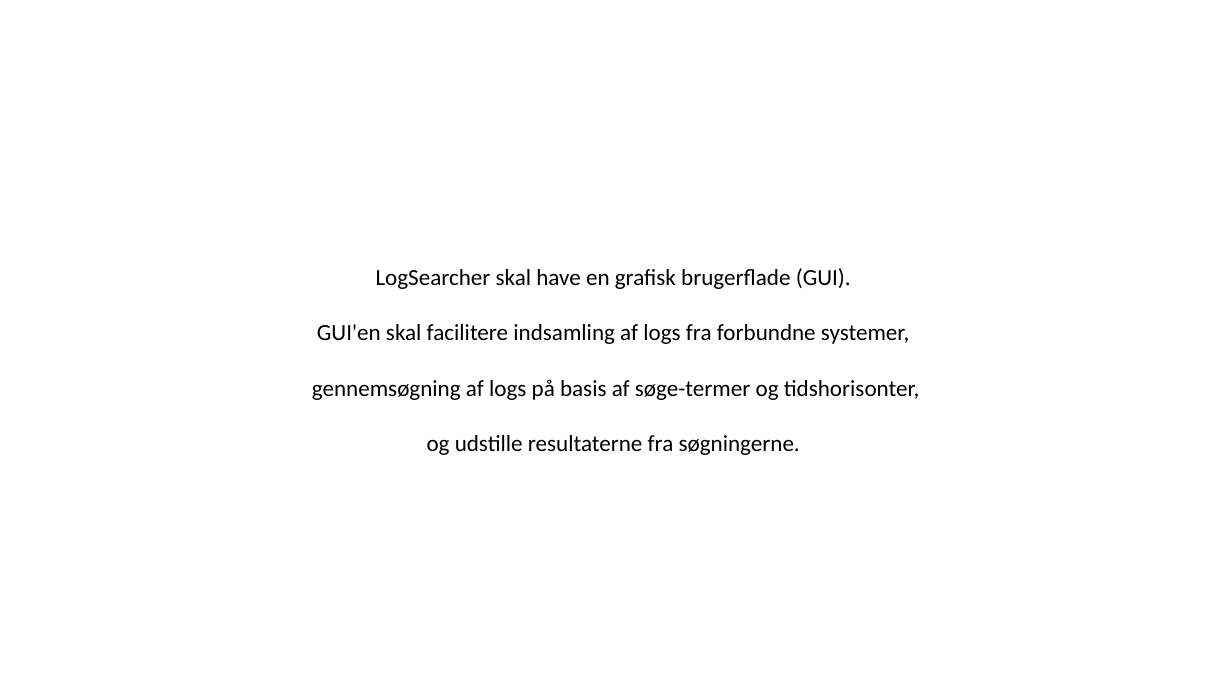
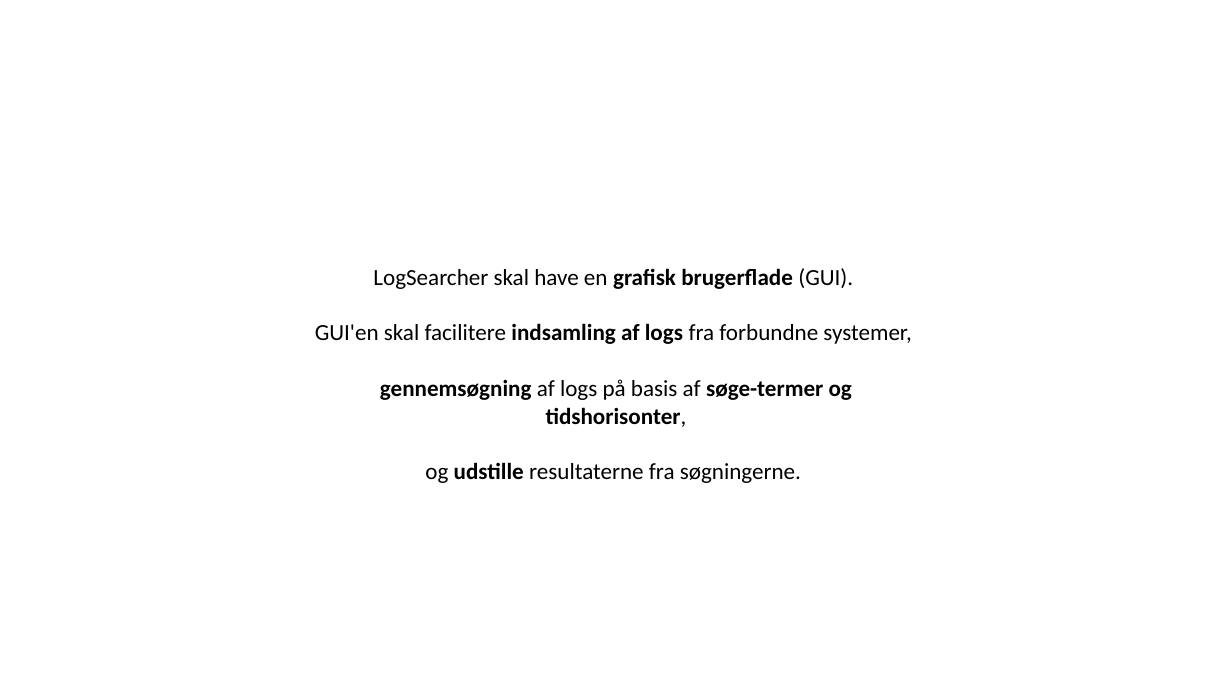
Before and after one commit to FaderVader/CPH_Afgangsprojekt_2022, a slide deck: slide 2 of LogSearcher.pptx. Drawn at 1232x693 pixels with LibreOffice and Linux fonts; fonts in the diff are those of the drawing. Boxes give left, top, right and bottom in pixels: in the first picture for what was removed or moved away, otherwise in the second. Text is boxed around its words. In the diff, an @@ line names an element or a change of style, - is before the commit and + after.

```diff
--- a/LogSearcher.pptx
+++ b/LogSearcher.pptx
@@ text "LogSearcher skal have en grafisk ..." at <box>315,268,911,483</box>: bold on in "grafisk brugerflade", "indsamling af logs", "gennemsøgning søge-termer og tidshorisonter,", "udstille" @@
```
Also in this commit, not shown: 2 other slides changed, 1 slide added.
